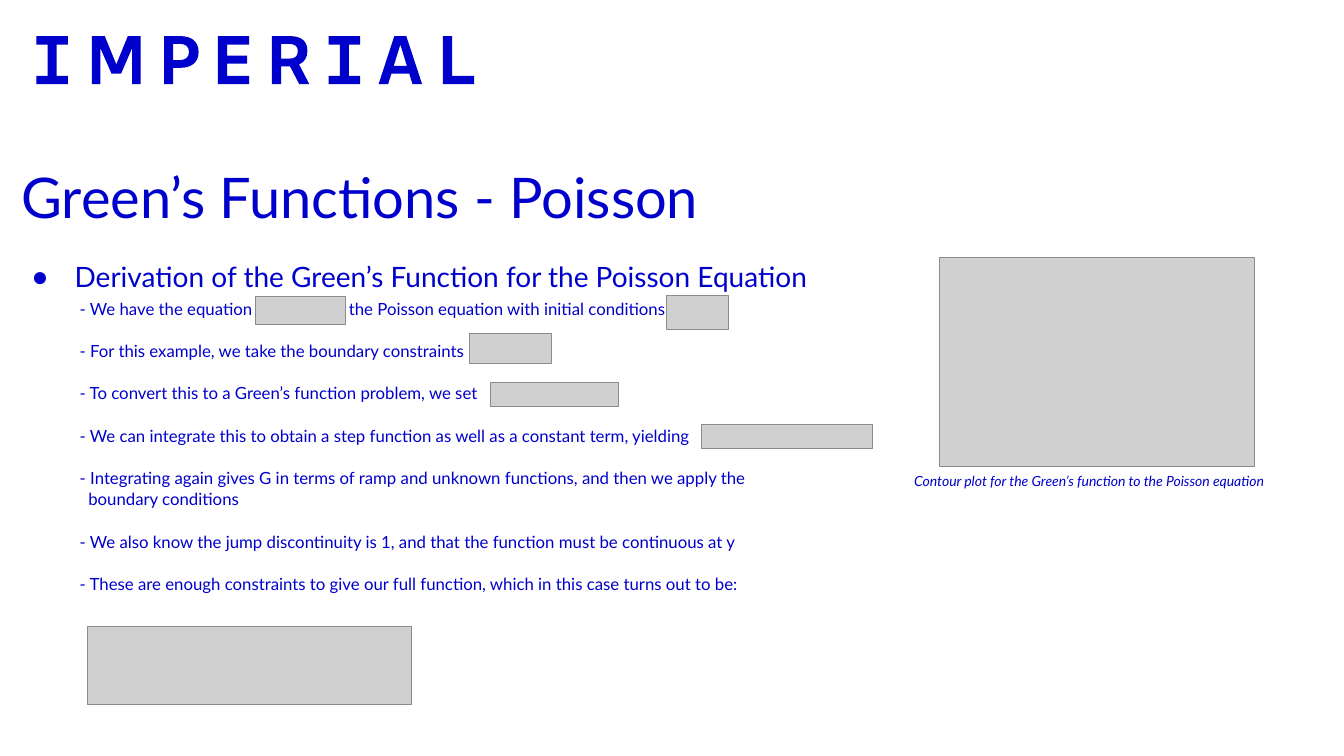
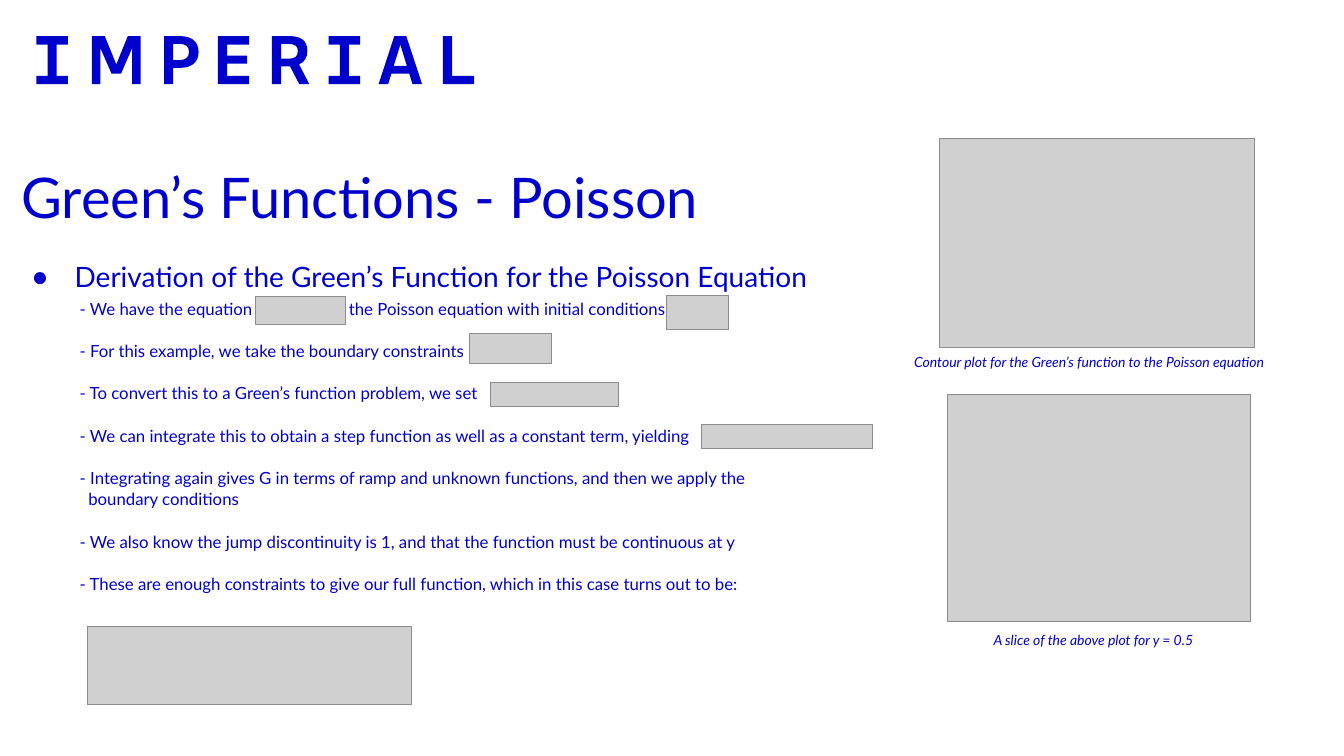
Before and after one commit to cgjunior3-14/M2R-Learning-Greens-Functions, a slide deck: slide 5 of M2R_presentation.pptx. Drawn at 1344x756 pixels with LibreOffice and Linux fonts; fonts in the diff are those of the drawing; grey boxes stand for pictures. Boxes give left, top, right and bottom in pixels: in the first picture for what was removed or moved away, otherwise in the second. Text is boxed around its words. In the diff, an @@ line names an element or a change of style, - is before the commit and + after.

```diff
--- a/M2R_presentation.pptx
+++ b/M2R_presentation.pptx
@@ picture: place and size @@
-picture at (940,257,1255,466)
+picture at (940,138,1255,347)
@@ text "Contour plot for the Green’s ...": place and size @@
-text "Contour plot for the Green’s ..." at (914,475,1264,489)
+text "Contour plot for the Green’s ..." at (914,356,1264,370)
@@ picture added at (948,395,1251,622) @@
@@ text added at (994,634,1193,648), 10 pt, text #0000CD, italic @@
+A slice of the above plot for y = 0.5
```
Also in this commit, not shown: 1 other file.
